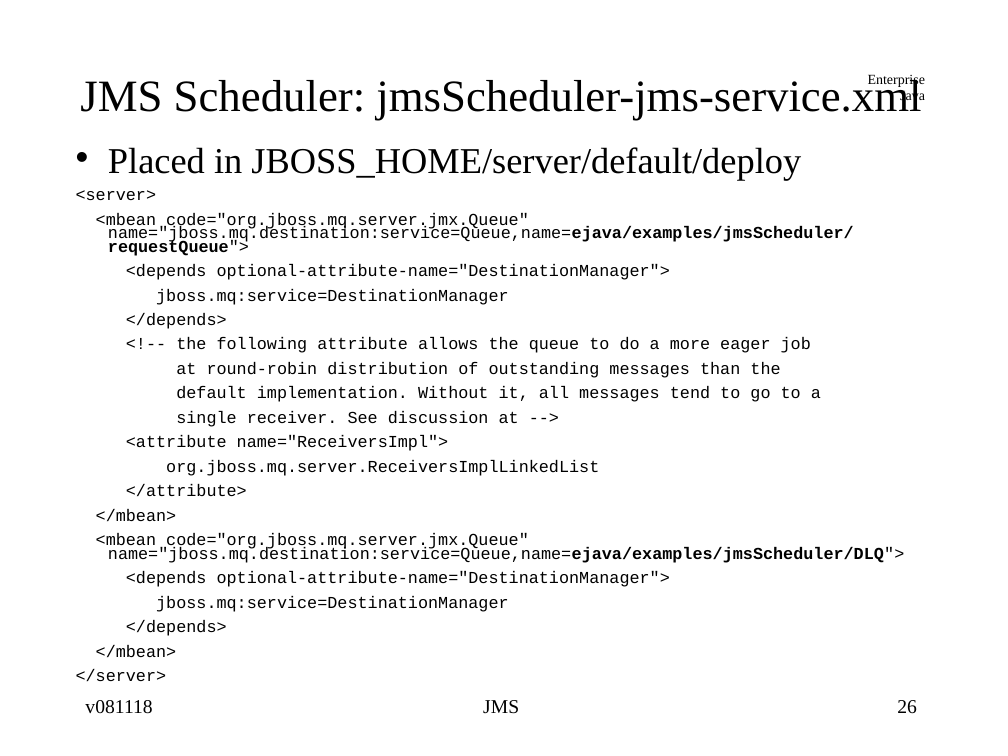
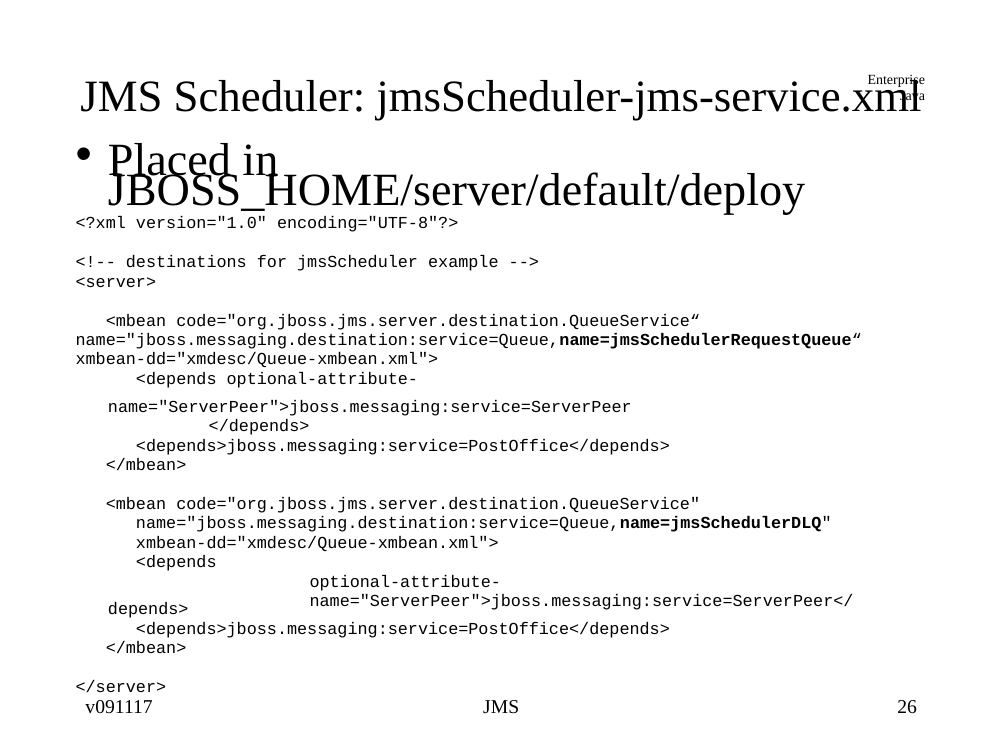
Before and after one commit to jcstaff/ejava-javaee, a slide deck: slide 26 of jmsCore/src/site/resources/lectures/jmsCore.ppt. Drawn at 1008x756 pixels with LibreOffice and Linux fonts; fonts in the diff are those of the drawing. Boxes give left, top, right and bottom in pixels: in the first picture for what was removed or moved away, otherwise in the second. Text is boxed around its words. In the diff, an @@ line names an element or a change of style, - is before the commit and + after.

```diff
--- a/jmsCore/src/site/resources/lectures/jmsCore.ppt
+++ b/jmsCore/src/site/resources/lectures/jmsCore.ppt
@@ text at (76,143,805,693): size 26 to 33 pt in "Placed in JBOSS_HOME/server/default/deploy"; line spacing 0.64 to 0.54; line spacing 0.66 to 0.41 @@
@@ text at (76,216,499,271): paragraphs added @@
+<?xml version="1.0" encoding="UTF-8"?>
+<!-- destinations for jmsScheduler example -->
@@ text at (76,314,862,416): text changed @@
-<mbean code="org.jboss.mq.server.jmx.Queue" name="jboss.mq.destination:service=Queue,name=ejava/examples/jmsScheduler/requestQueue">
-<depends optional-attribute-name="DestinationManager">
-jboss.mq:service=DestinationManager
+<mbean code="org.jboss.jms.server.destination.QueueService“
+name="jboss.messaging.destination:service=Queue,name=jmsSchedulerRequestQueue“
+xmbean-dd="xmdesc/Queue-xmbean.xml">
+<depends optional-attribute-
+name="ServerPeer">jboss.messaging:service=ServerPeer
@@ text at (136,439,670,455): text changed @@
-<!-- the following attribute allows the queue to do a more eager job
-at round-robin distribution of outstanding messages than the
-default implementation. Without it, all messages tend to go to a
-single receiver. See discussion at -->
-<attribute name="ReceiversImpl">
-org.jboss.mq.server.ReceiversImplLinkedList
-</attribute>
+<depends>jboss.messaging:service=PostOffice</depends>
@@ text at (106,497,854,638): text changed @@
-<mbean code="org.jboss.mq.server.jmx.Queue" name="jboss.mq.destination:service=Queue,name=ejava/examples/jmsScheduler/DLQ">
-<depends optional-attribute-name="DestinationManager">
-jboss.mq:service=DestinationManager
-</depends>
+<mbean code="org.jboss.jms.server.destination.QueueService"
+name="jboss.messaging.destination:service=Queue,name=jmsSchedulerDLQ"
+xmbean-dd="xmdesc/Queue-xmbean.xml">
+<depends
+optional-attribute-
+name="ServerPeer">jboss.messaging:service=ServerPeer</depends>
+<depends>jboss.messaging:service=PostOffice</depends>
@@ text at (85,700,152,714): text changed @@
-v081118
+v091117
```
Also in this commit, not shown: 90 other slides changed, 9 other files.
